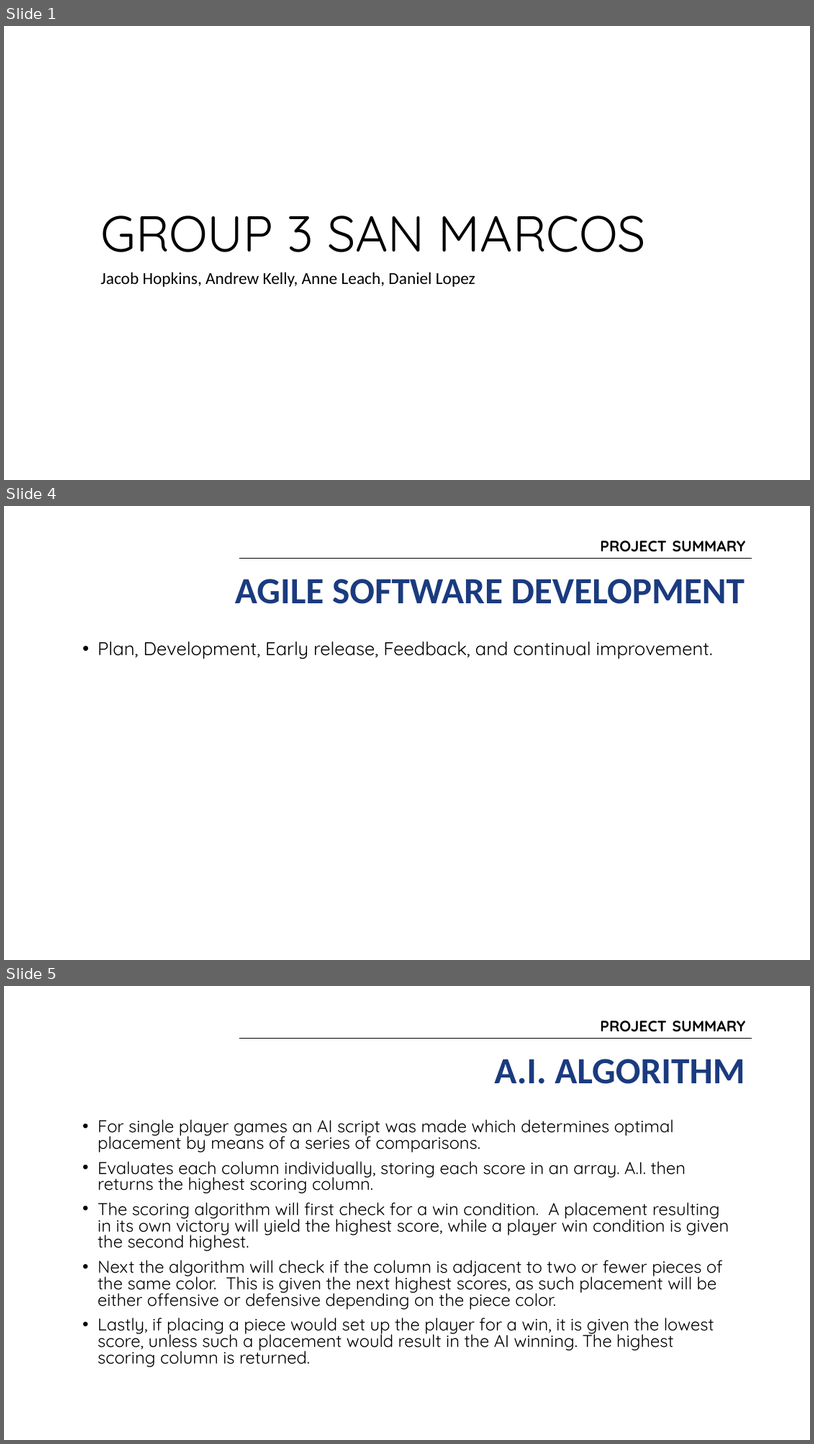
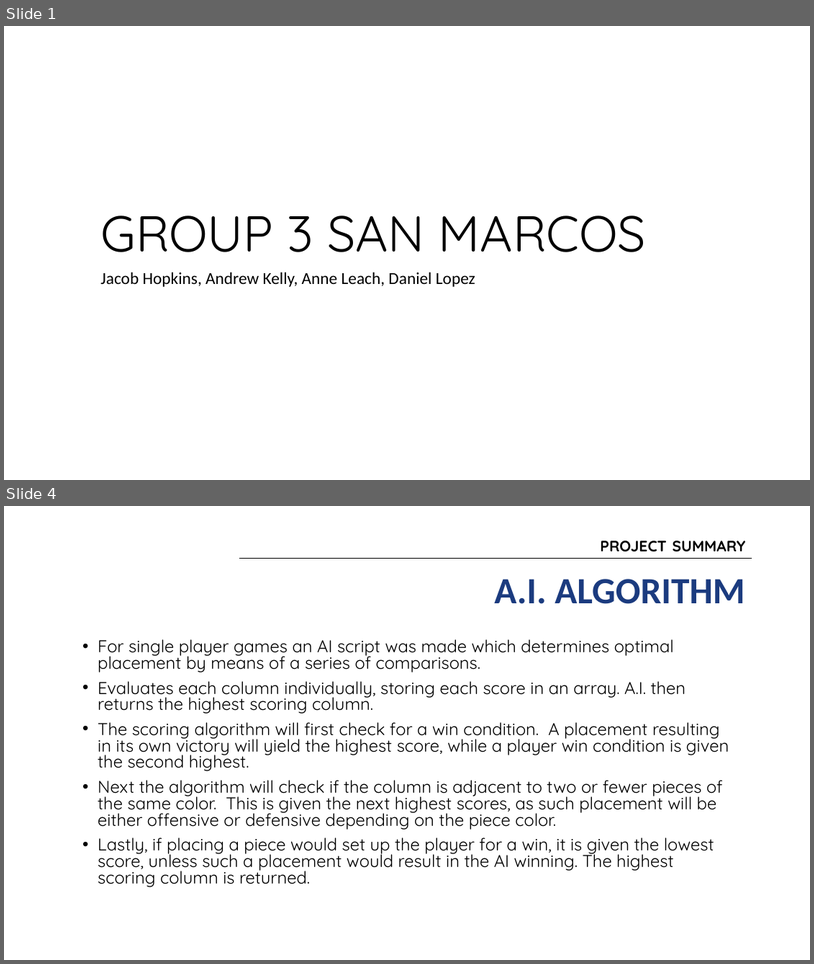
Before and after one commit to group-sm3/connect4-sm3, a slide deck: docs/SM3 Presentation.pptx. Shown one above the other, each under a label of ours: slides 1, 4 and 5 before the commit, slides 1 and 4 after it; the slides between them are not shown. The pictures are 814x1444 and 814x964 pixels, drawn with LibreOffice and Linux fonts; fonts in the diff are those of the drawing; background and template pictures are left out. Boxes give left, top, right and bottom in pixels: in the first picture for what was removed or moved away, otherwise in the second. Text is boxed around its words. In the diff, an @@ line names an element or a change of style, - is before the commit and + after.

```diff
--- a/docs/SM3 Presentation.pptx
+++ b/docs/SM3 Presentation.pptx
@@ slide 4 removed at bbox=[4, 506, 810, 960], background #FFFFFF @@
@@ title removed at bbox=[600, 541, 746, 552] @@
-PROJECT SUMMARY
@@ line removed from (240, 559) to (752, 559) @@
@@ text removed at bbox=[235, 579, 745, 604] @@
-AGILE SOFTWARE DEVELOPMENT
@@ text removed at bbox=[98, 641, 713, 659] @@
-• Plan, Development, Early release, Feedback, and continual improvement.
@@ what was slide 5 is now slide 4 @@
```
Also in this commit, not shown: 5 slides changed, 1 slide added.
